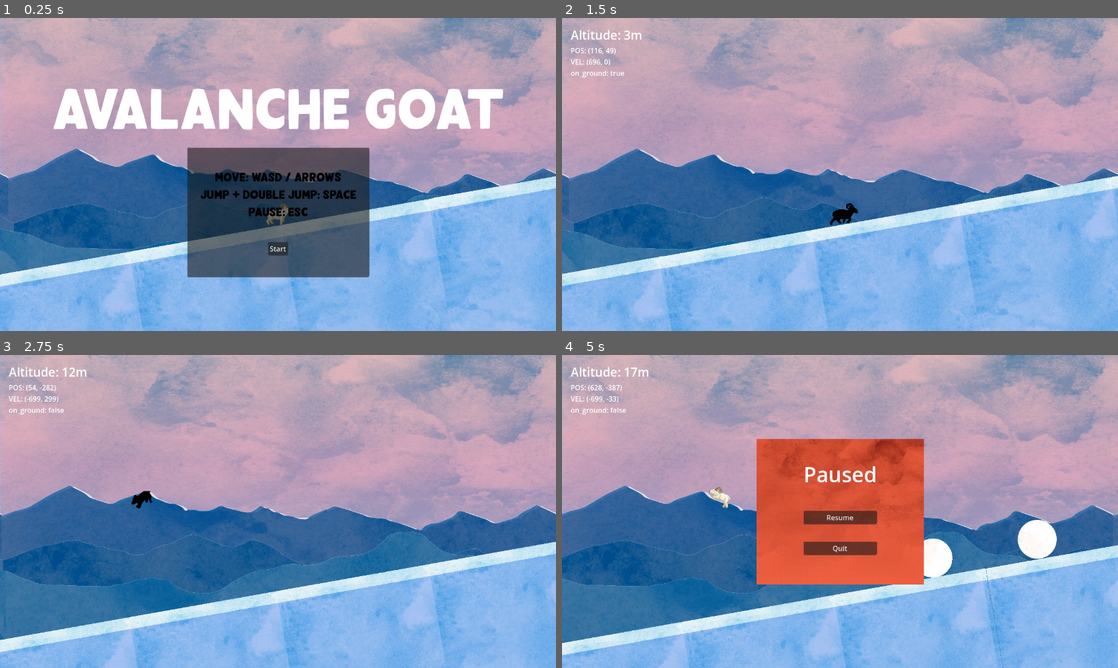
Above: before the commit, frames 1-4 (two rows, left to right).
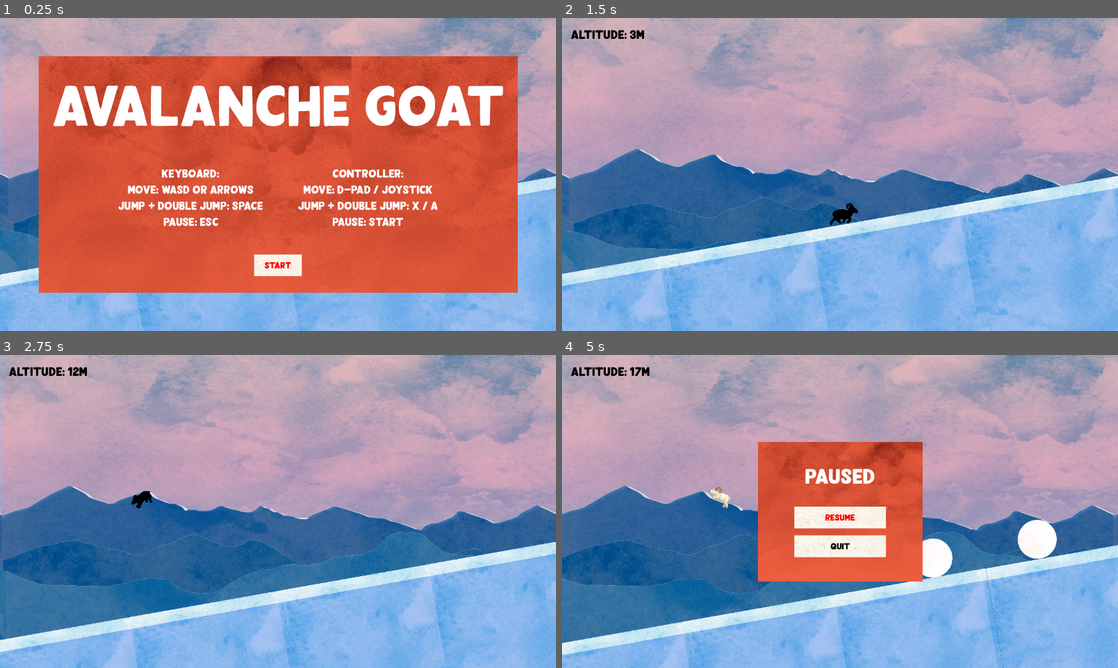
Above: after the commit, the same moments.

Repository: ashleyrevlett/avalanche
Game: Godot game, scene res://scene.tscn
Two runs of this game, one before a commit and one after it. Both use one fixed random seed, a clock stepped at 60 frames per second and the inputs below.
Inputs:
- Up to frame 1 (0.25 s): no input
- Up to frame 2 (1.5 s): click "Start" at 0.5 s; tap Enter at 1.25 s; hold D (right) from 1.28 s (still down)
- Up to frame 3 (2.75 s): tap Space (jump) at 1.52, 2.27 s; release D (right) at 2.03 s; hold A (left) from 2.03 s (still down)
- Up to frame 4 (5 s): release A (left) at 2.78 s; hold D (right) 2.78-4.28 s; tap Space (jump) at 3.77, 4.52 s; hold A (left) from 4.28 s (still down); tap Escape (pause) at 4.9 s

The runs differ from the first frame. In frame 1, 60% of the frame differs, in the area x 6-94%, y 12-88%; in frame 2, 0.5%; in frame 3, 0.5%; in frame 4, 4.2%.

Commit message:
Add UI focus

Diff:
--- a/assets/ui/new_theme.tres
+++ b/assets/ui/new_theme.tres
@@ -3,8 +3,9 @@
 [ext_resource type="FontFile" uid="uid://c8pwdusbkecma" path="res://assets/fonts/Rodetta-lgDvd.otf" id="1_5gv0d"]
 [ext_resource type="Texture2D" uid="uid://df6s4iw60q8xp" path="res://assets/ui/button_bg.png" id="2_c4a0u"]
 [ext_resource type="Texture2D" uid="uid://ei7n70j3q1fv" path="res://assets/ui/button_pressed_bg.png" id="2_u2y6h"]
-[ext_resource type="FontFile" uid="uid://bnl5v78xsxu8g" path="res://assets/fonts/MunroSmall.ttf" id="3_yjkxi"]
 [ext_resource type="Texture2D" uid="uid://bad5ykcksldxs" path="res://assets/ui/panel.png" id="4_2cgne"]
+
+[sub_resource type="StyleBoxEmpty" id="StyleBoxEmpty_3h8fy"]
 
 [sub_resource type="StyleBoxTexture" id="StyleBoxTexture_vrfye"]
 texture = ExtResource("2_u2y6h")
@@ -39,10 +40,14 @@
 axis_stretch_vertical = 1
 
 [resource]
-default_font = ExtResource("3_yjkxi")
 Button/colors/font_color = Color(0, 0, 0, 1)
+Button/colors/font_focus_color = Color(1, 0, 0, 1)
+Button/colors/font_hover_color = Color(1, 1, 1, 1)
+Button/colors/font_hover_pressed_color = Color(1, 1, 1, 1)
+Button/colors/font_pressed_color = Color(1, 1, 1, 1)
 Button/font_sizes/font_size = 20
 Button/fonts/font = ExtResource("1_5gv0d")
+Button/styles/focus = SubResource("StyleBoxEmpty_3h8fy")
 Button/styles/hover = SubResource("StyleBoxTexture_vrfye")
 Button/styles/normal = SubResource("StyleBoxTexture_dhdst")
 Button/styles/pressed = SubResource("StyleBoxTexture_416mq")
--- a/project.godot
+++ b/project.godot
@@ -23,6 +23,14 @@
 
 [input]
 
+ui_accept={
+"deadzone": 0.5,
+"events": [Object(InputEventKey,"resource_local_to_scene":false,"resource_name":"","device":0,"window_id":0,"alt_pressed":false,"shift_pressed":false,"ctrl_pressed":false,"meta_pressed":false,"pressed":false,"keycode":4194309,"physical_keycode":0,"key_label":0,"unicode":0,"echo":false,"script":null)
+, Object(InputEventKey,"resource_local_to_scene":false,"resource_name":"","device":0,"window_id":0,"alt_pressed":false,"shift_pressed":false,"ctrl_pressed":false,"meta_pressed":false,"pressed":false,"keycode":4194310,"physical_keycode":0,"key_label":0,"unicode":0,"echo":false,"script":null)
+, Object(InputEventKey,"resource_local_to_scene":false,"resource_name":"","device":0,"window_id":0,"alt_pressed":false,"shift_pressed":false,"ctrl_pressed":false,"meta_pressed":false,"pressed":false,"keycode":32,"physical_keycode":0,"key_label":0,"unicode":32,"echo":false,"script":null)
+, Object(InputEventJoypadButton,"resource_local_to_scene":false,"resource_name":"","device":-1,"button_index":0,"pressure":0.0,"pressed":true,"script":null)
+]
+}
 left={
 "deadzone": 0.5,
 "events": [Object(InputEventKey,"resource_local_to_scene":false,"resource_name":"","device":-1,"window_id":0,"alt_pressed":false,"shift_pressed":false,"ctrl_pressed":false,"meta_pressed":false,"pressed":false,"keycode":0,"physical_keycode":65,"key_label":0,"unicode":97,"echo":false,"script":null)
--- a/scene.tscn
+++ b/scene.tscn
@@ -359,6 +359,7 @@
 [node name="Sprite2D" type="Sprite2D" parent="Character"]
 scale = Vector2(1.5, 1.5)
 texture = ExtResource("6_cocbs")
+flip_h = true
 hframes = 4
 vframes = 4
 frame = 8
@@ -449,84 +450,120 @@
 unique_name_in_owner = true
 process_mode = 3
 
-[node name="VBoxContainer" type="VBoxContainer" parent="GameStartUI"]
+[node name="PanelContainer" type="PanelContainer" parent="GameStartUI"]
 anchors_preset = 8
 anchor_left = 0.5
 anchor_top = 0.5
 anchor_right = 0.5
 anchor_bottom = 0.5
-offset_left = -289.0
-offset_top = -220.0
-offset_right = 289.0
-offset_bottom = 220.0
+offset_left = -522.0
+offset_top = -266.5
+offset_right = 522.0
+offset_bottom = 266.5
 grow_horizontal = 2
 grow_vertical = 2
-
-[node name="Intro" type="Label" parent="GameStartUI/VBoxContainer"]
+theme = ExtResource("14_dmtj7")
+
+[node name="MarginContainer" type="MarginContainer" parent="GameStartUI/PanelContainer"]
+layout_mode = 2
+theme_override_constants/margin_left = 30
+theme_override_constants/margin_top = 30
+theme_override_constants/margin_right = 30
+theme_override_constants/margin_bottom = 30
+
+[node name="VBoxContainer" type="VBoxContainer" parent="GameStartUI/PanelContainer/MarginContainer"]
+layout_mode = 2
+
+[node name="Intro" type="Label" parent="GameStartUI/PanelContainer/MarginContainer/VBoxContainer"]
 layout_mode = 2
 theme_override_colors/font_color = Color(1, 1, 1, 1)
 theme_override_fonts/font = ExtResource("14_i6g70")
 theme_override_font_sizes/font_size = 130
 text = "Avalanche Goat"
 horizontal_alignment = 1
-
-[node name="PanelContainer" type="PanelContainer" parent="GameStartUI/VBoxContainer"]
+vertical_alignment = 1
+
+[node name="VBoxContainer" type="VBoxContainer" parent="GameStartUI/PanelContainer/MarginContainer/VBoxContainer"]
+layout_mode = 2
+theme_override_constants/separation = 10
+
+[node name="HighScoreLabel" type="Label" parent="GameStartUI/PanelContainer/MarginContainer/VBoxContainer/VBoxContainer"]
+unique_name_in_owner = true
+layout_mode = 2
+theme = ExtResource("14_dmtj7")
+theme_override_font_sizes/font_size = 30
+text = "High Score: "
+horizontal_alignment = 1
+
+[node name="Control" type="Control" parent="GameStartUI/PanelContainer/MarginContainer/VBoxContainer/VBoxContainer"]
+custom_minimum_size = Vector2(2.08165e-12, 20)
+layout_mode = 2
+
+[node name="HBoxContainer" type="HBoxContainer" parent="GameStartUI/PanelContainer/MarginContainer/VBoxContainer/VBoxContainer"]
 layout_mode = 2
 size_flags_horizontal = 4
-theme = ExtResource("14_dmtj7")
-
-[node name="MarginContainer" type="MarginContainer" parent="GameStartUI/VBoxContainer/PanelContainer"]
-layout_mode = 2
-theme_override_constants/margin_left = 30
-theme_override_constants/margin_top = 30
-theme_override_constants/margin_right = 30
-theme_override_constants/margin_bottom = 30
-
-[node name="VBoxContainer" type="VBoxContainer" parent="GameStartUI/VBoxContainer/PanelContainer/MarginContainer"]
-layout_mode = 2
-theme_override_constants/separation = 10
-
-[node name="Control" type="Control" parent="GameStartUI/VBoxContainer/PanelContainer/MarginContainer/VBoxContainer"]
-custom_minimum_size = Vector2(2.08165e-12, 10)
-layout_mode = 2
-
-[node name="Controls" type="Label" parent="GameStartUI/VBoxContainer/PanelContainer/MarginContainer/VBoxContainer"]
-layout_mode = 2
-theme_override_colors/font_color = Color(0, 0, 0, 1)
+theme_override_constants/separation = 40
+
+[node name="MarginContainer" type="MarginContainer" parent="GameStartUI/PanelContainer/MarginContainer/VBoxContainer/VBoxContainer/HBoxContainer"]
+layout_mode = 2
+theme_override_constants/margin_left = 20
+theme_override_constants/margin_top = 20
+theme_override_constants/margin_right = 20
+theme_override_constants/margin_bottom = 20
+
+[node name="Controls" type="Label" parent="GameStartUI/PanelContainer/MarginContainer/VBoxContainer/VBoxContainer/HBoxContainer/MarginContainer"]
+layout_mode = 2
+theme_override_colors/font_color = Color(1, 1, 1, 1)
 theme_override_fonts/font = ExtResource("14_i6g70")
-theme_override_font_sizes/font_size = 28
-text = "Move: WASD / Arrows
+theme_override_font_sizes/font_size = 26
+text = "KEYBOARD:
+Move: WASD or Arrows
 Jump + Double Jump: Space
 Pause: Esc"
 horizontal_alignment = 1
 
-[node name="Control3" type="Control" parent="GameStartUI/VBoxContainer/PanelContainer/MarginContainer/VBoxContainer"]
+[node name="MarginContainer2" type="MarginContainer" parent="GameStartUI/PanelContainer/MarginContainer/VBoxContainer/VBoxContainer/HBoxContainer"]
+layout_mode = 2
+theme_override_constants/margin_left = 20
+theme_override_constants/margin_top = 20
+theme_override_constants/margin_right = 20
+theme_override_constants/margin_bottom = 20
+
+[node name="Controls2" type="Label" parent="GameStartUI/PanelContainer/MarginContainer/VBoxContainer/VBoxContainer/HBoxContainer/MarginContainer2"]
+layout_mode = 2
+theme_override_colors/font_color = Color(1, 1, 1, 1)
+theme_override_fonts/font = ExtResource("14_i6g70")
+theme_override_font_sizes/font_size = 26
+text = "Controller:
+Move: D-Pad / Joystick
+Jump + Double Jump: X / A
+Pause: Start"
+horizontal_alignment = 1
+
+[node name="Control3" type="Control" parent="GameStartUI/PanelContainer/MarginContainer/VBoxContainer/VBoxContainer"]
 custom_minimum_size = Vector2(2.08165e-12, 10)
 layout_mode = 2
 
-[node name="HighScoreLabel" type="Label" parent="GameStartUI/VBoxContainer/PanelContainer/MarginContainer/VBoxContainer"]
-unique_name_in_owner = true
-layout_mode = 2
-theme = ExtResource("14_dmtj7")
-theme_override_colors/font_color = Color(1, 1, 1, 1)
-theme_override_font_sizes/font_size = 30
-text = "High Score: "
-horizontal_alignment = 1
-
-[node name="Control4" type="Control" parent="GameStartUI/VBoxContainer/PanelContainer/MarginContainer/VBoxContainer"]
+[node name="Control4" type="Control" parent="GameStartUI/PanelContainer/MarginContainer/VBoxContainer/VBoxContainer"]
 custom_minimum_size = Vector2(2.08165e-12, 10)
 layout_mode = 2
 
-[node name="StartButton" type="Button" parent="GameStartUI/VBoxContainer/PanelContainer/MarginContainer/VBoxContainer"]
+[node name="StartButton" type="Button" parent="GameStartUI/PanelContainer/MarginContainer/VBoxContainer/VBoxContainer"]
 unique_name_in_owner = true
 layout_mode = 2
 size_flags_horizontal = 4
 theme = ExtResource("14_dmtj7")
 text = "Start"
 
-[node name="Control2" type="Control" parent="GameStartUI/VBoxContainer/PanelContainer/MarginContainer/VBoxContainer"]
+[node name="Control2" type="Control" parent="GameStartUI/PanelContainer/MarginContainer/VBoxContainer/VBoxContainer"]
 custom_minimum_size = Vector2(2.08165e-12, 10)
 layout_mode = 2
+
+[node name="PanelContainer" type="PanelContainer" parent="GameStartUI/PanelContainer/MarginContainer/VBoxContainer"]
+visible = false
+layout_mode = 2
+size_flags_horizontal = 4
+theme = ExtResource("14_dmtj7")
 
 [node name="PauseUI" type="CanvasLayer" parent="."]
 unique_name_in_owner = true
@@ -612,6 +649,7 @@
 
 [node name="PlayerPos" type="Label" parent="ScoreUI/MarginContainer/VBoxContainer"]
 unique_name_in_owner = true
+visible = false
 layout_mode = 2
 
 [connection signal="body_entered" from="Character/GroundDetector" to="Character" method="_on_ground_detector_body_entered"]
--- a/scripts/game.gd
+++ b/scripts/game.gd
@@ -7,11 +7,15 @@
 var altitude: float
 var high_score: int
 
+enum State {TITLE, GAMEPLAY, PAUSE, GAMEOVER}
+var state: State
+
 # Called when the node enters the scene tree for the first time.
 func _ready():
-	get_tree().paused = true
+	state = State.TITLE
+	%StartButton.grab_focus()
+	%StartButton.button_up.connect(_start_game)
 
-	%StartButton.button_up.connect(_start_game)
 	%GameOverRestartButton.button_up.connect(_restart_game)
 	%QuitButton.button_up.connect(_restart_game)
 	%ResumeButton.button_up.connect(_unpause_game)
@@ -23,24 +27,31 @@
 	else:
 		%HighScoreLabel.hide()
 
+	get_tree().paused = true
+
 
 func _start_game():
+	state = State.GAMEPLAY
 	get_tree().paused = false
 	%GameStartUI.hide()
 	%ScoreUI.show()
 
 
 func _pause_game():
+	state = State.PAUSE
 	get_tree().paused = true
 	%PauseUI.show()
+	%ResumeButton.grab_focus()
 
 
 func _unpause_game():
+	state = State.GAMEPLAY
 	get_tree().paused = false
 	%PauseUI.hide()
 
 
 func _on_game_over():
+	state = State.GAMEOVER
 	%GameOverLabel.text = "Final Altitude: %sm" % floor(altitude)
 
 	if altitude >= high_score:
@@ -48,19 +59,22 @@
 		save_high_score(altitude)
 
 	%GameOverUI.show()
+	%GameOverRestartButton.grab_focus()
 	get_tree().paused = true
 
 
 func _restart_game():
+	state = State.TITLE
 	var _reload = get_tree().reload_current_scene()
 
 
 func _process(delta):
-	altitude = max(0, camera.position.y / 20 * -1)
-	score_label.text = "Altitude: %sm" % floor(altitude)
+	if state == State.GAMEPLAY:
+		altitude = max(0, camera.position.y / 20 * -1)
+		score_label.text = "Altitude: %sm" % floor(altitude)
 
-	if (Input.is_action_just_pressed("pause")):
-		_pause_game()
+		if (Input.is_action_just_pressed("pause")):
+			_pause_game()
 
 
 func save_high_score(score):
Binary file added: assets/ui/panel_dark.png
Not shown, added: assets/ui/panel_dark.png.import
